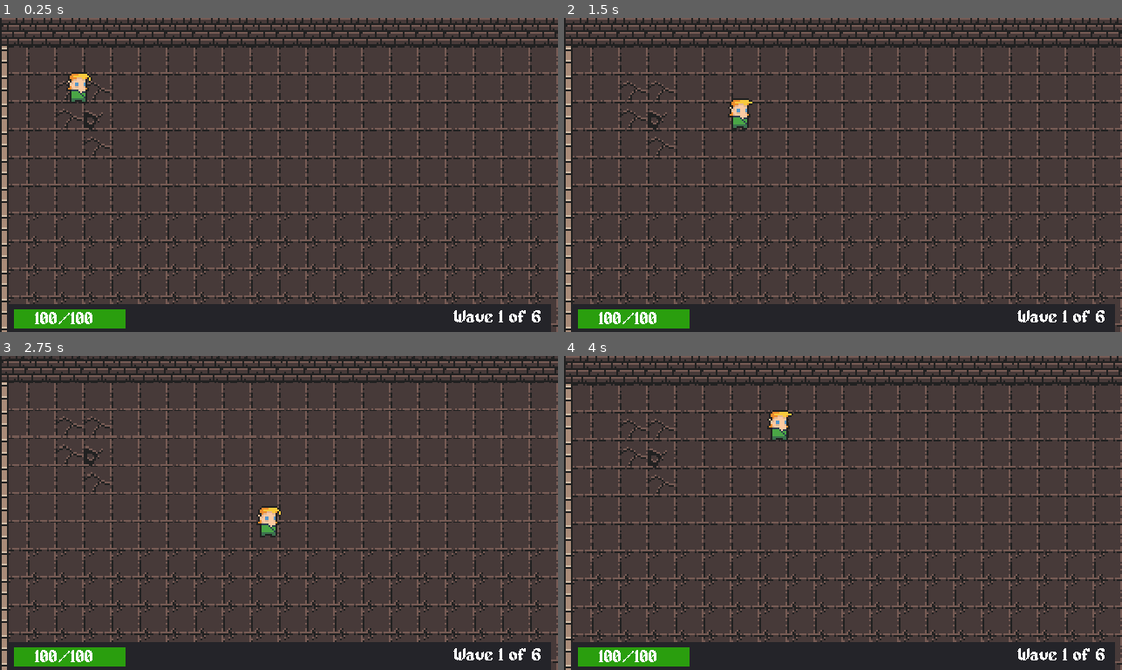
Above: before the commit, frames 1-4 (two rows, left to right).
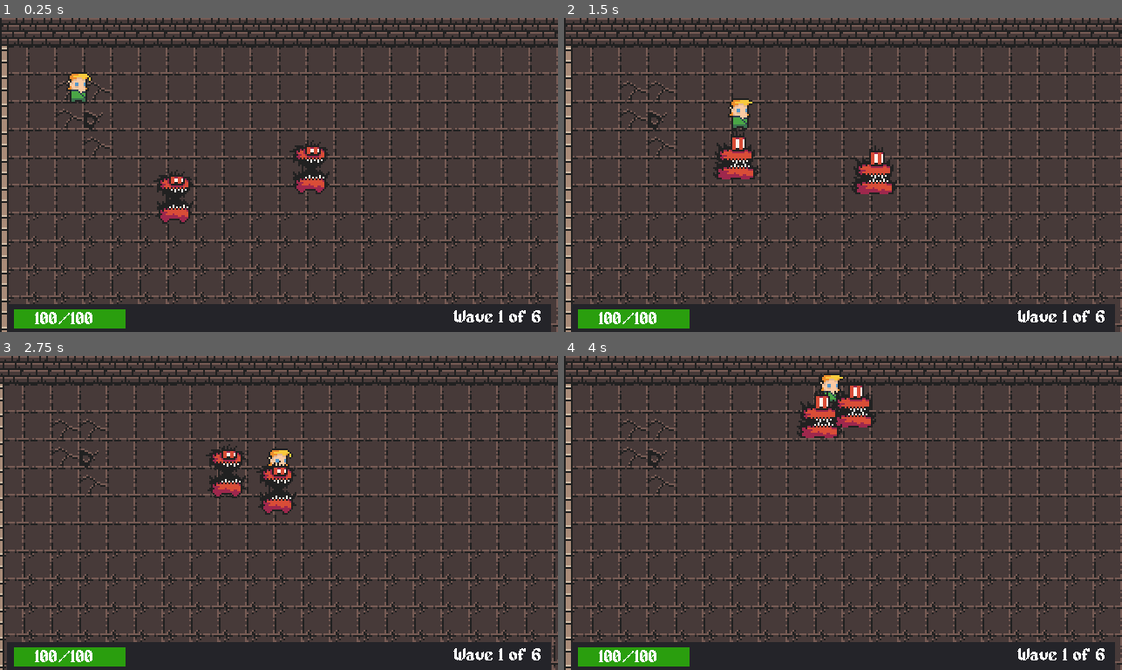
Above: after the commit, the same moments.

Repository: sandroscosta/uevora-dungeon-legacy
Game: Godot game, scene res://src/scenes/Game.tscn
Same seed, same stepped clock (60 frames per second), same inputs: the game is played once before the commit and once after it.
Inputs:
- Up to frame 1 (0.25 s): no input
- Up to frame 2 (1.5 s): hold Right (ui_right) 0.53-1.28 s; hold Down (ui_down) from 1.28 s (still down)
- Up to frame 3 (2.75 s): release Down (ui_down) at 2.03 s; hold Right (ui_right) from 2.03 s (still down)
- Up to frame 4 (4 s): release Right (ui_right) at 2.78 s; hold Up (ui_up) 2.78-3.53 s; hold Left (ui_left) from 3.53 s (still down)

The runs differ from the first frame. In frame 1, 1.6% of the frame differs, in the area x 27-60%, y 38-66%; in frame 2, 1.6%; in frame 3, 33%, in the area x 0-100%, y 0-100%; in frame 4, 2.1%.

Commit message:
feat: initial work on enemy spawner

Diff:
--- a/src/scenes/EnemyBase.tscn
+++ b/src/scenes/EnemyBase.tscn
@@ -26,7 +26,6 @@
 [node name="AnimatedSprite" type="AnimatedSprite" parent="."]
 frames = SubResource( 1 )
 animation = "idle"
-frame = 1
 playing = true
 
 [node name="CollisionShape2D" type="CollisionShape2D" parent="."]
--- a/src/scenes/Game.tscn
+++ b/src/scenes/Game.tscn
@@ -1,10 +1,13 @@
-[gd_scene load_steps=4 format=2]
+[gd_scene load_steps=6 format=2]
 
 [ext_resource path="res://src/scenes/Player.tscn" type="PackedScene" id=1]
 [ext_resource path="res://src/scenes/Level1.tscn" type="PackedScene" id=2]
+[ext_resource path="res://src/scripts/Game.gd" type="Script" id=3]
 [ext_resource path="res://src/scenes/GameUi.tscn" type="PackedScene" id=4]
+[ext_resource path="res://src/scenes/EnemyBase.tscn" type="PackedScene" id=6]
 
 [node name="Game" type="Node2D"]
+script = ExtResource( 3 )
 
 [node name="GameUI" parent="." instance=ExtResource( 4 )]
 
@@ -14,3 +17,8 @@
 
 [node name="Player" parent="PlayerYPosition" instance=ExtResource( 1 )]
 position = Vector2( 45, 35 )
+
+[node name="EnemySpawn" type="YSort" parent="."]
+
+[node name="EnemyBase" parent="EnemySpawn" instance=ExtResource( 6 )]
+position = Vector2( 178, 83 )
--- /dev/null
+++ b/src/scripts/Game.gd
@@ -0,0 +1,14 @@
+extends Node2D
+
+onready var EnemyBase = preload("res://src/scenes/EnemyBase.tscn")
+onready var EnemySpawn = get_node("EnemySpawn")
+
+func _ready():
+	enemy_spawn()
+
+
+func enemy_spawn():
+	var enemy = EnemyBase.instance()
+	print(enemy)
+	enemy.position = Vector2(100, 100)
+	EnemySpawn.add_child(enemy)
